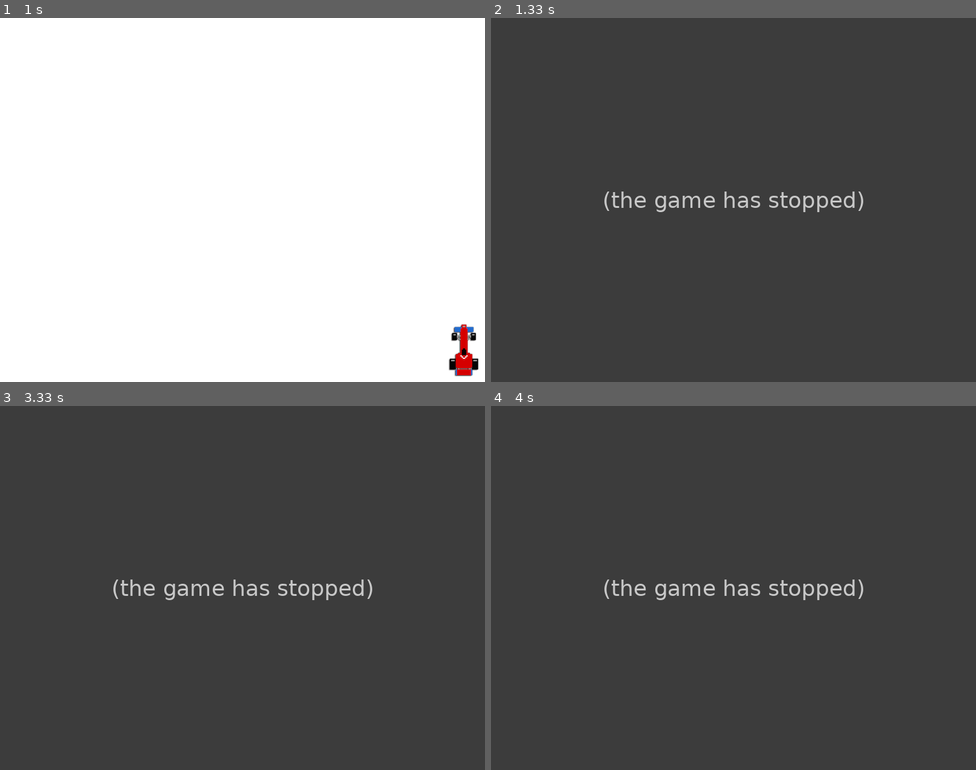
Above: before the commit, frames 1-4 (two rows, left to right).
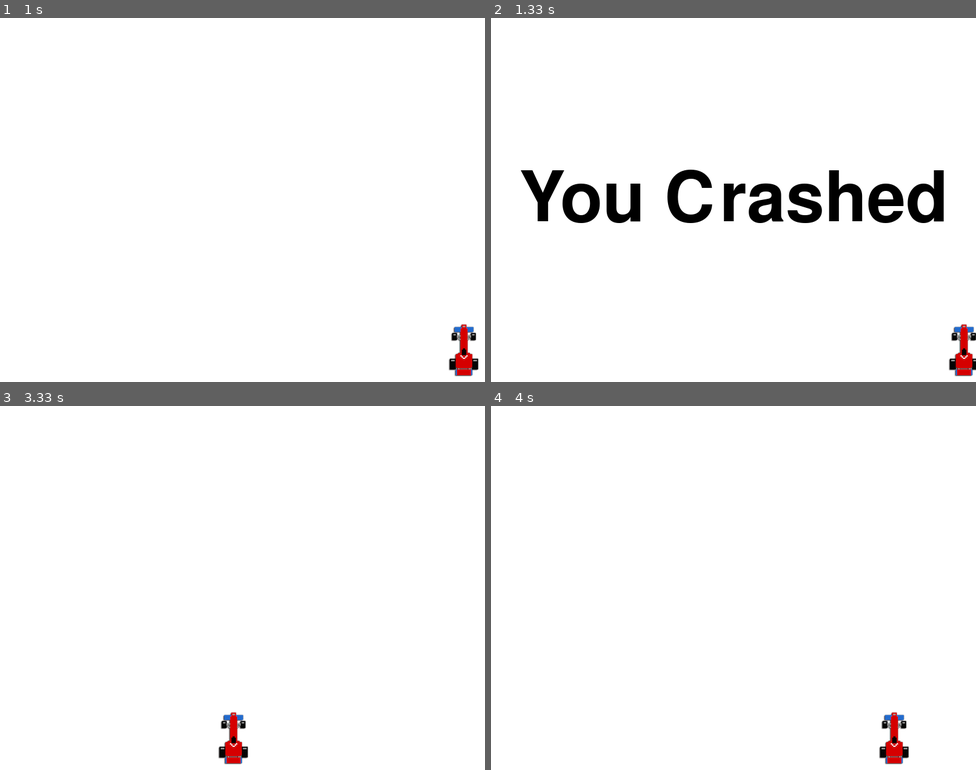
Above: after the commit, the same moments.

Repository: Anayatc/PyGame-Retro-Racer
Game: pygame game, started from Retro-Racer.py
Two runs of this game, one before a commit and one after it. Both use one fixed random seed, a clock stepped at 60 frames per second and the inputs below.
Inputs:
- Up to frame 1 (1 s): hold Right 0.33-0.8 s; hold Right from 0.83 s (still down)
- Up to frame 2 (1.33 s): release Right at 1.3 s
- Up to frame 3 (3.33 s): no input
- Up to frame 4 (4 s): hold Right 3.5-3.97 s

Frame 1 is identical in both runs. In frame 2, 100% of the frame differs, in the area x 0-100%, y 0-100%; in frame 3, 100%; in frame 4, 100%.
Before the commit the program exited at 1.02 s; later frames show no game.

Commit message:
added gameover message

Diff:
--- a/Retro-Racer.py
+++ b/Retro-Racer.py
@@ -1,4 +1,5 @@
 import pygame
+import time
 
 pygame.init()
 
@@ -23,6 +24,25 @@
     gameDisplay.blit(carImg, (x, y))
 
 
+def text_objects(text, font):
+    text_surf = font.render(text, True, black)
+    return text_surf, text_surf.get_rect()
+
+
+def message_display(text):
+    large_text = pygame.font.Font('freesansbold.ttf', 115)
+    text_surface, text_rect = text_objects(text, large_text)
+    text_rect.center = ((display_width / 2), (display_height / 2))
+    gameDisplay.blit(text_surface, text_rect)
+    pygame.display.update()
+    time.sleep(2)
+    game_loop()
+
+
+def crash():
+    message_display('You Crashed')
+
+
 def game_loop():
     x = (display_width * 0.45)
     y = (display_height * 0.84)
@@ -34,7 +54,8 @@
 
         for event in pygame.event.get():
             if event.type == pygame.QUIT:
-                game_exit = True
+                pygame.quit()
+                quit()
 
             if event.type == pygame.KEYDOWN:
                 if event.key == pygame.K_LEFT:
@@ -51,7 +72,7 @@
         car(x, y)
 
         if x > display_width - car_width or x < 0:
-            game_exit = True
+            crash()
 
         pygame.display.update()
         clock.tick(120)
